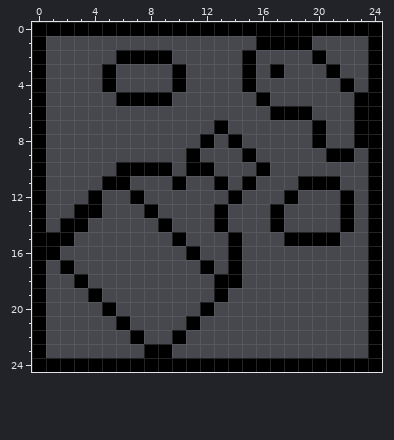
File history of a pixel-art sprite, images/emblem_syrup.png. The picture above was drawn from the file before the commit.
The file is 25x25 pixels.
Once edited:
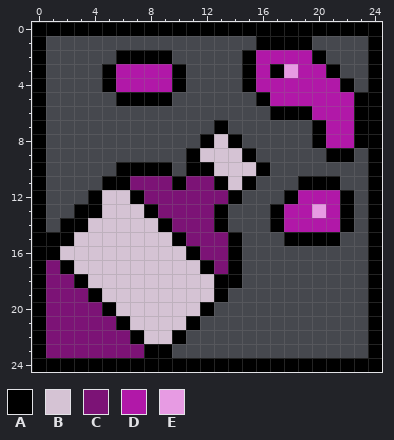
Palette (. is transparent): A #000000  B #d5c3d4  C #7c1376  D #b118a8  E #e79be3
From the commit log: syrup emblem colored (want to see diff)
The exact change:
@@ x 0..24 @@
  1 A...............AAAA....A
- 2 A.....AAAA.....A....A...A
- 3 A....A....A....A.A...A..A
- 4 A....A....A....A......A.A
- 5 A.....AAAA......A......AA
- 6 A................AAA...AA
- 7 A............A......A..AA
- 8 A...........A.A.....A..AA
- 9 A..........A...A.....AA.A
-10 A.....AAAA.AA...A.......A
-11 A....AA...A..A.A...AAA..A
-12 A...A..A......A...A...A.A
-13 A..AA...A....A...A....A.A
-14 A.AA.....A...A...A....A.A
-15 AAA.......A...A...AAAA..A
-16 AA.........A..A.........A
-17 A.A.........A.A.........A
-18 A..A.........AA.........A
-19 A...A........A..........A
-20 A....A......A...........A
-21 A.....A....A............A
-22 A......A..A.............A
-23 A.......AA..............A
+ 2 A.....AAAA.....ADDDDA...A
+ 3 A....ADDDDA....ADAEDDA..A
+ 4 A....ADDDDA....ADDDDDDA.A
+ 5 A.....AAAA......ADDDDDDAA
+ 6 A................AAADDDAA
+ 7 A............A......ADDAA
+ 8 A...........ABA.....ADDAA
+ 9 A..........ABBBA.....AA.A
+10 A.....AAAA.AABBBA.......A
+11 A....AACCCACCABA...AAA..A
+12 A...ABBACCCCCCA...ADDDA.A
+13 A..AABBBACCCCA...ADDEDA.A
+14 A.AABBBBBACCCA...ADDDDA.A
+15 AAABBBBBBBACCCA...AAAA..A
+16 AABBBBBBBBBACCA.........A
+17 ACABBBBBBBBBACA.........A
+18 ACCABBBBBBBBBAA.........A
+19 ACCCABBBBBBBBA..........A
+20 ACCCCABBBBBBA...........A
+21 ACCCCCABBBBA............A
+22 ACCCCCCABBA.............A
+23 ACCCCCCCAA..............A
 24 AAAAAAAAAAAAAAAAAAAAAAAAA
Where, in picture pixels (left, top, right, bottom), the same in both pictures:
added: (46, 50, 354, 358)
